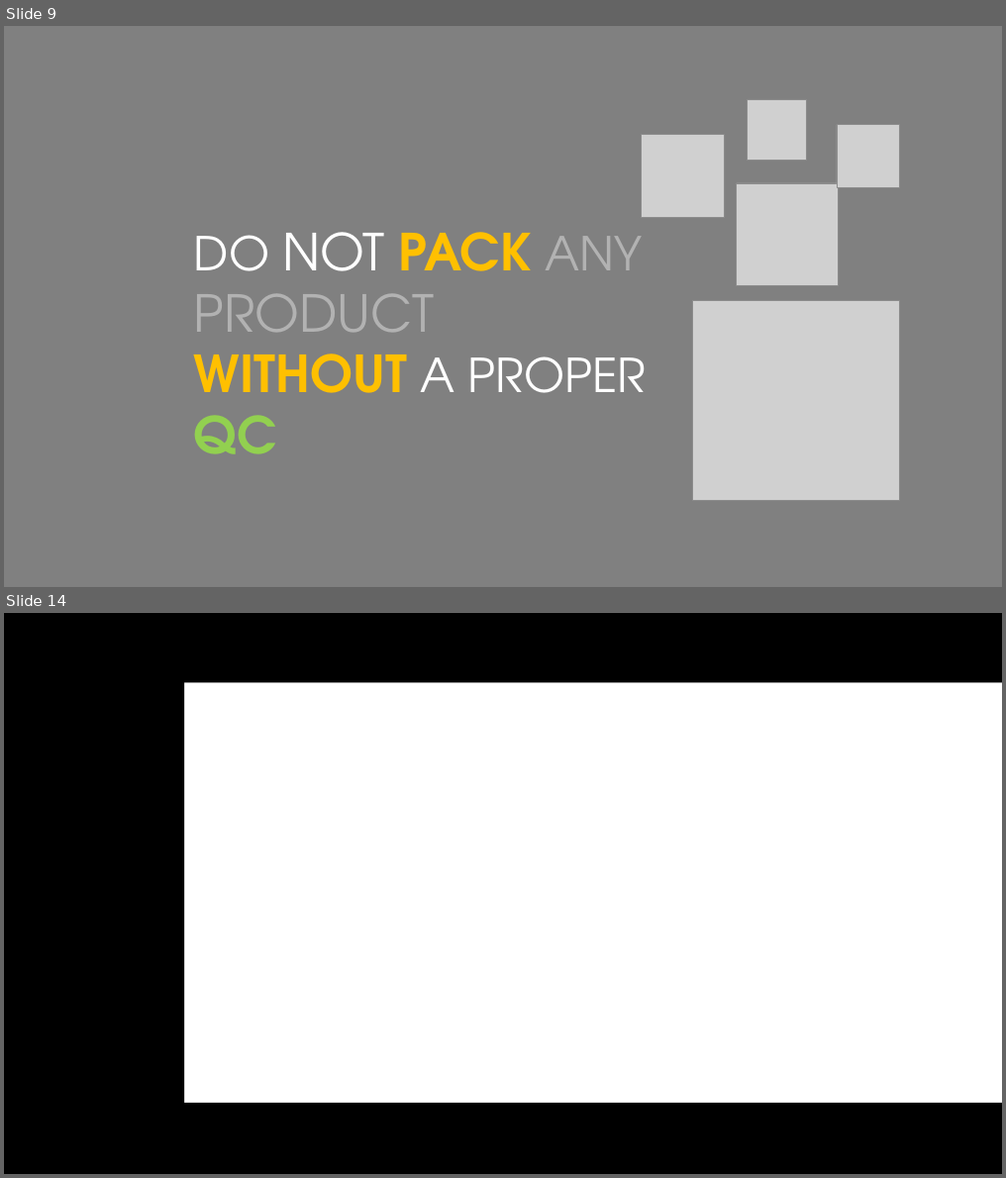
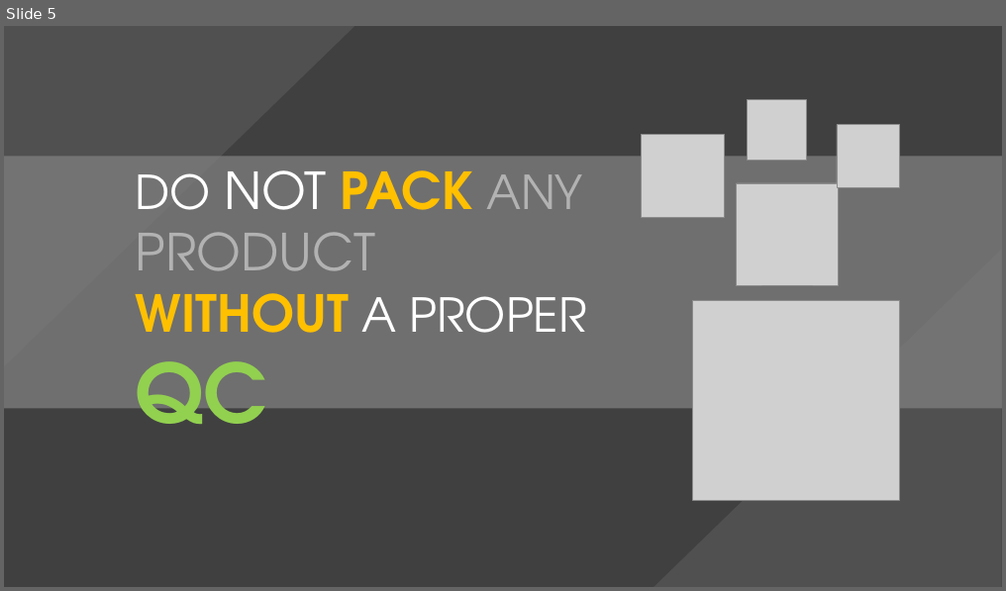
Before and after one commit to ejavier8205/Dashboard, a slide deck: images/slides/Powerpoint/Dashboard Pictures (landscape).pptx. Shown one above the other, each under a label of ours: slides 9 and 14 before the commit, slide 5 after it; the slides between them are not shown. The pictures are 1006x1178 and 1006x591 pixels, drawn with LibreOffice and Linux fonts; fonts in the diff are those of the drawing; grey boxes stand for pictures. Boxes give left, top, right and bottom in pixels: in the first picture for what was removed or moved away, otherwise in the second. Text is boxed around its words. In the diff, an @@ line names an element or a change of style, - is before the commit and + after.

```diff
--- a/images/slides/Powerpoint/Dashboard Pictures (landscape).pptx
+++ b/images/slides/Powerpoint/Dashboard Pictures (landscape).pptx
@@ slide 14 removed at (4, 613, 1002, 1174), background #FFFFFF @@
@@ rectangle removed at (4, 613, 1002, 683) @@
@@ rectangle removed at (4, 613, 184, 1172) @@
@@ rectangle removed at (4, 1103, 1002, 1174) @@
@@ what was slide 9 is now slide 5 @@
@@ slide 5 changed as well @@
@@ background #808080 to #404040 @@
@@ triangle added at (4, 26, 354, 367), fill #808080 at 25% opacity @@
@@ rectangle added at (4, 156, 1002, 409), fill #FFFFFF at 25% opacity @@
@@ text "DO NOT PACK ANY": place and size @@
-text "DO NOT PACK ANY" at (194, 232, 646, 455)
+text "DO NOT PACK ANY" at (136, 154, 587, 457)
@@ triangle added at (650, 249, 1001, 587), fill #808080 at 25% opacity @@
@@ text at (136, 293, 587, 457): size 72 to 115 pt in "QC" @@
```
Also in this commit, not shown: 5 other slides changed, 7 other slides removed, 8 other files.
